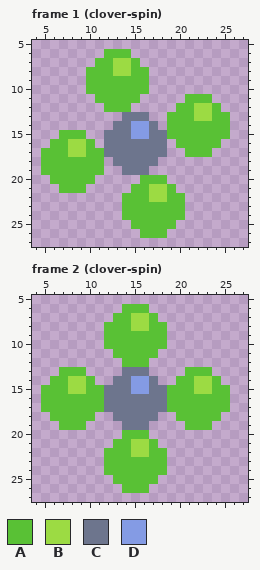
Edited in one commit: pixel-art file (src/assets/enemies/clover/clover.aseprite). Above, as it was before the edit.
32x32 pixels, 4 frames. Shown: frame 1 (clover-spin): x 4..27, y 5..27; frame 2 (clover-spin): x 4..27, y 5..27. The commit also changed other frames, which this record leaves out.
Visible layers, top first: "lights", "center blob", "blobs".
Palette (. is transparent): A #59c135  B #9cdb43  C #6d758d  D #849be4
Pixels before, frame 1 (clover-spin), first column x 5:
 6 .......AAA...........
 7 ......AABBA..........
 8 .....AAABBAA.........
 9 .....AAAAAAA.........
10 .....AAAAAAA.........
11 ......AAAAA.....AAA..
12 .......AAA.....AABBA.
13 .........CCC..AAABBAA
14 ........CCDDC.AAAAAAA
15 ..AAA..CCCDDCCAAAAAAA
16 .AABBA.CCCCCCC.AAAAA.
17 AAABBAACCCCCCC..AAA..
18 AAAAAAA.CCCCC........
19 AAAAAAA..CCC.........
20 .AAAAA.....AAA.......
21 ..AAA.....AABBA......
22 .........AAABBAA.....
23 .........AAAAAAA.....
24 .........AAAAAAA.....
25 ..........AAAAA......
26 ...........AAA.......
Pixels before, frame 2 (clover-spin), first column x 5:
 6 .........AAA.........
 7 ........AABBA........
 8 .......AAABBAA.......
 9 .......AAAAAAA.......
10 .......AAAAAAA.......
11 ........AAAAA........
12 .........AAA.........
13 ..AAA....CCC....AAA..
14 .AABBA..CCDDC..AABBA.
15 AAABBAACCCDDCCAAABBAA
16 AAAAAAACCCCCCCAAAAAAA
17 AAAAAAACCCCCCCAAAAAAA
18 .AAAAA..CCCCC..AAAAA.
19 ..AAA....CCC....AAA..
20 .........AAA.........
21 ........AABBA........
22 .......AAABBAA.......
23 .......AAAAAAA.......
24 .......AAAAAAA.......
25 ........AAAAA........
26 .........AAA.........
After the commit:
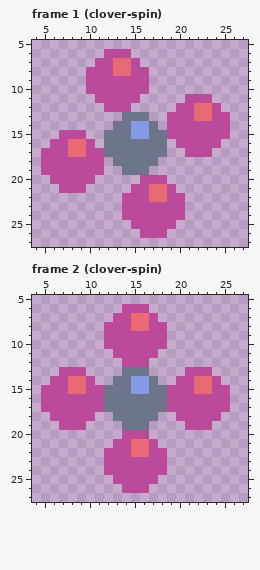
Change:
colour A: #59c135 -> #bc4a9b
colour B: #9cdb43 -> #e86a73
Boxes around the changes in both pictures, in picture pixels (x1, y1, x2, y2):
changed: (41, 49, 230, 238)
changed: (41, 304, 230, 493)
